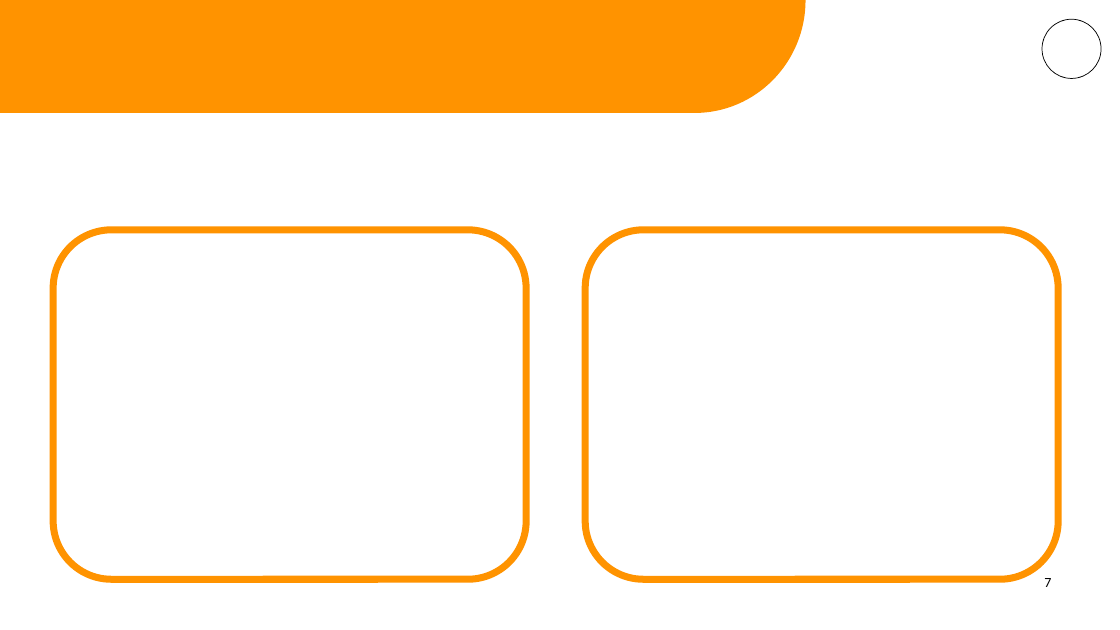
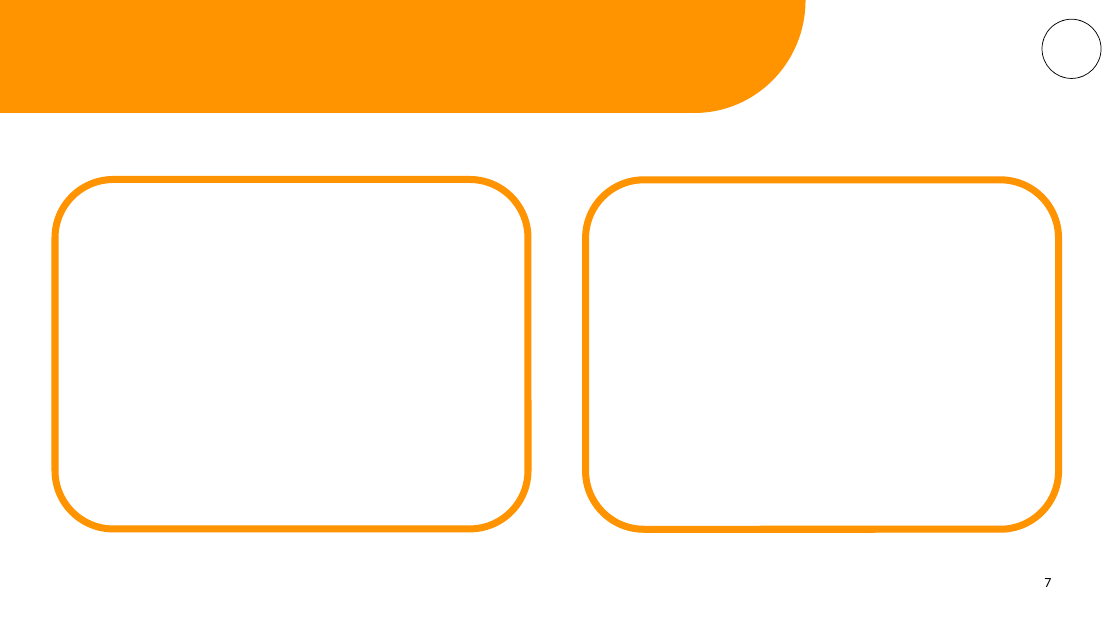
Before and after one commit to tulip-lab/templatex, a slide deck: slide 7 of pptx/TULIP-CSRI.potx. Drawn at 1120x630 pixels with LibreOffice and Linux fonts; fonts in the diff are those of the drawing; background and template pictures are left out. Boxes give left, top, right and bottom in pixels: in the first picture for what was removed or moved away, otherwise in the second. Text is boxed around its words. In the diff, an @@ line names an element or a change of style, - is before the commit and + after.

Commit message:
update templatex

```diff
--- a/pptx/TULIP-CSRI.potx
+++ b/pptx/TULIP-CSRI.potx
@@ rounded rectangle: place and size @@
-rounded rectangle at (53, 230, 526, 580)
+rounded rectangle at (55, 180, 528, 529)
@@ rounded rectangle: place and size @@
-rounded rectangle at (586, 230, 1059, 580)
+rounded rectangle at (586, 180, 1059, 529)
```
